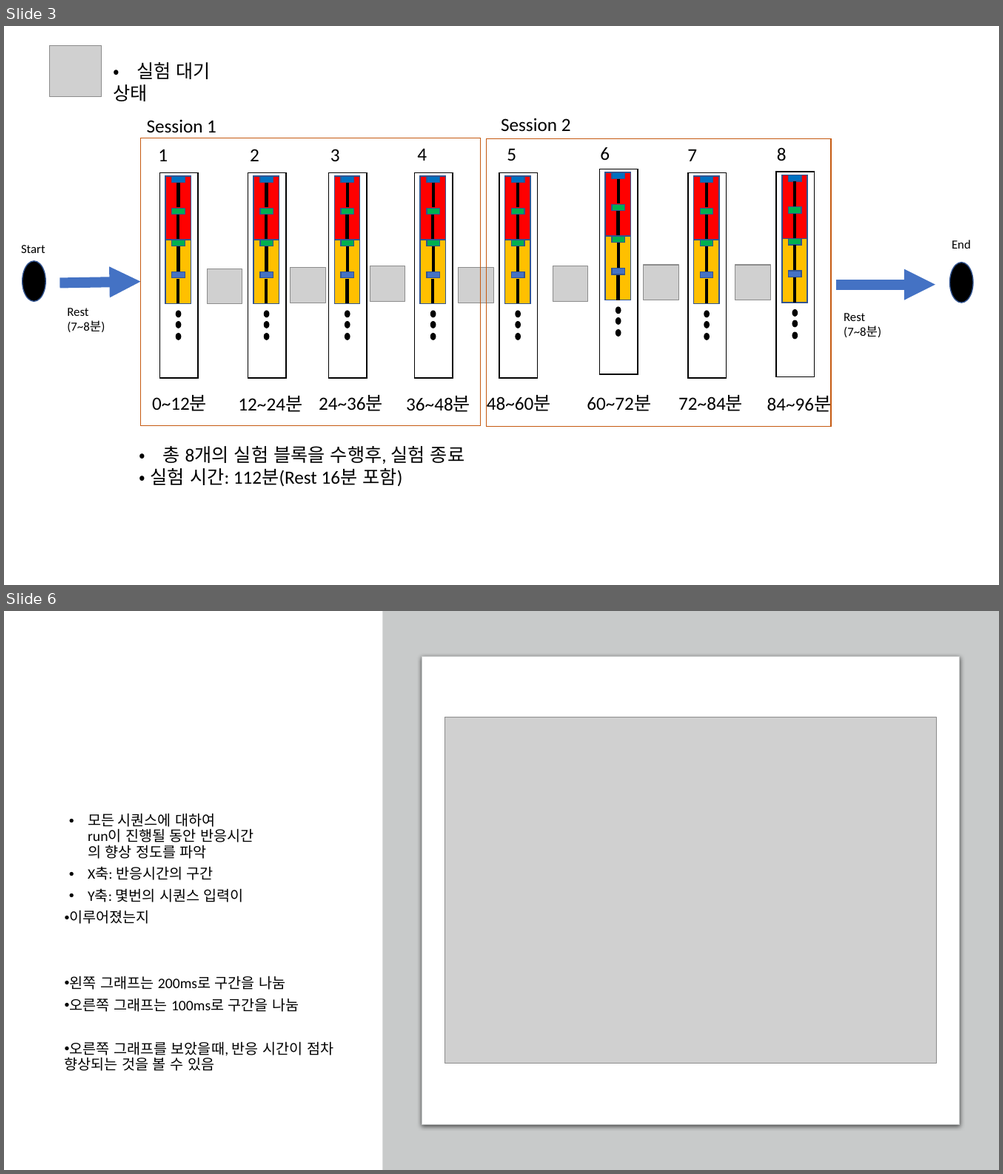
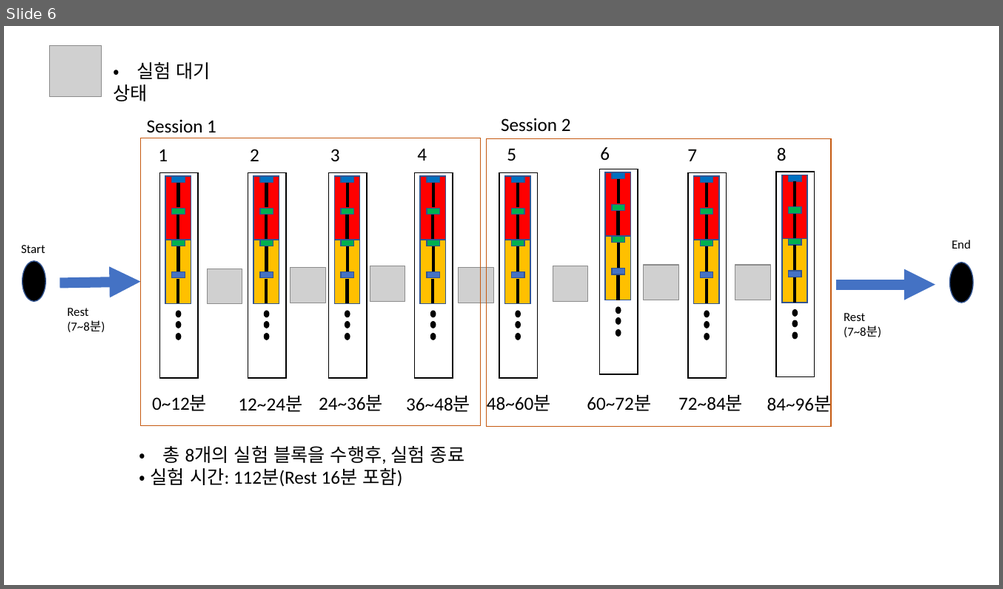
Before and after one commit to SeojinYoon/Statistics_sj, a slide deck: CLMN/Replay_Exp/blueprint/blueprint_0324v2.pptx. Shown one above the other, each under a label of ours: slides 3 and 6 before the commit, slide 6 after it; the slides between them are not shown. The pictures are 1003x1174 and 1003x589 pixels, drawn with LibreOffice and Linux fonts; fonts in the diff are those of the drawing; grey boxes stand for pictures. Boxes give left, top, right and bottom in pixels: in the first picture for what was removed or moved away, otherwise in the second. Text is boxed around its words. In the diff, an @@ line names an element or a change of style, - is before the commit and + after.

```diff
--- a/CLMN/Replay_Exp/blueprint/blueprint_0324v2.pptx
+++ b/CLMN/Replay_Exp/blueprint/blueprint_0324v2.pptx
@@ slide 6 removed at (4, 611, 999, 1170), background #FFFFFF @@
@@ rectangle removed at (382, 611, 999, 1170) @@
@@ rounded rectangle removed at (422, 657, 959, 1125) @@
@@ picture removed at (445, 718, 936, 1064) @@
@@ text removed at (65, 813, 333, 1071) @@
-• 모든 시퀀스에 대하여
-  run이 진행될 동안 반응시간
-  의 향상 정도를 파악
-• X축: 반응시간의 구간
-• Y축: 몇번의 시퀀스 입력이
-• 이루어졌는지
-• 왼쪽 그래프는 200ms로 구간을 나눔
-• 오른쪽 그래프는 100ms로 구간을 나눔
-• 오른쪽 그래프를 보았을때, 반응 시간이 점차 향상되는 것을 볼 수 있음
@@ what was slide 3 is now slide 6 @@
```
Also in this commit, not shown: 3 slides added, 4 other slides removed, 2 other files.
